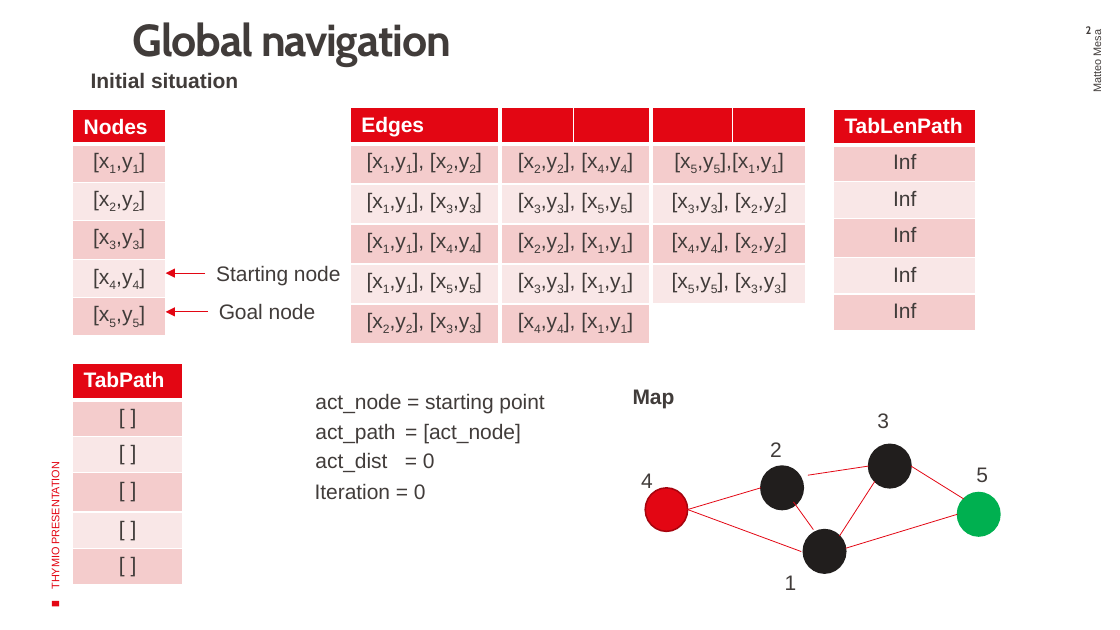
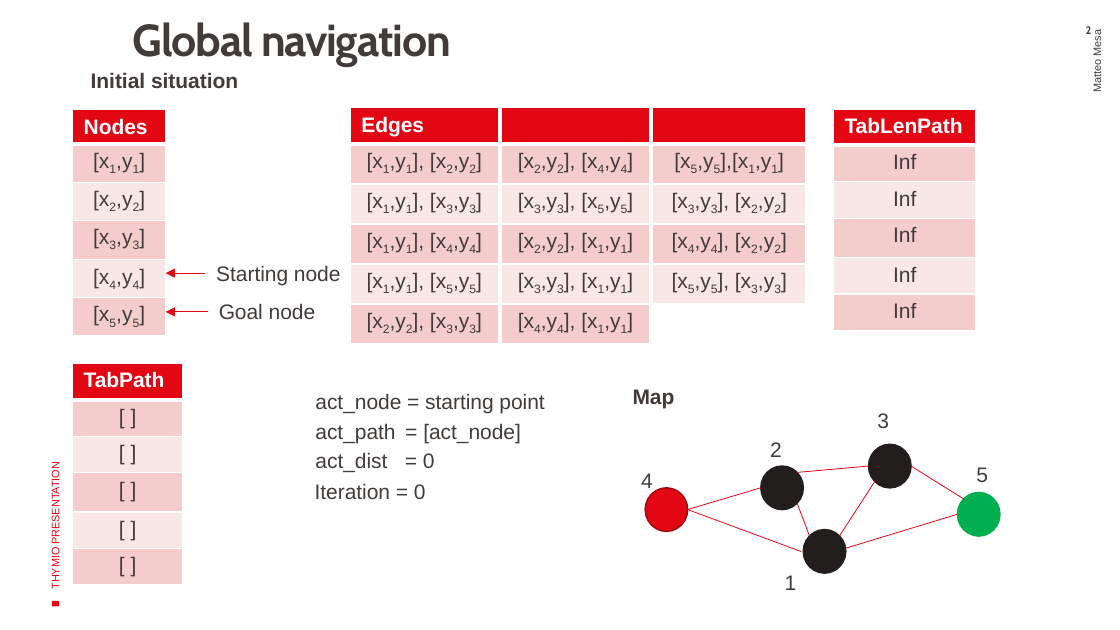
Before and after one commit to DJacquemont/hot_wheels, a slide deck: slide 2 of Presentation.pptx. Drawn at 1120x630 pixels with LibreOffice and Linux fonts; fonts in the diff are those of the drawing; background and template pictures are left out. Boxes give left, top, right and bottom in pixels: in the first picture for what was removed or moved away, otherwise in the second. Text is boxed around its words. In the diff, an @@ line names an element or a change of style, - is before the commit and + after.

```diff
--- a/Presentation.pptx
+++ b/Presentation.pptx
@@ table at box(502, 108, 650, 337) @@
-column 2:  |  |  |  |  | 
@@ table at box(652, 108, 805, 329) @@
-column 2:  |  |  |  |  | 
@@ line moved from (808, 475) - (869, 466) to (797, 473) - (869, 466) @@
@@ line moved from (813, 530) - (793, 502) to (810, 536) - (797, 503) @@
```
Also in this commit, not shown: 1 other slide changed.
